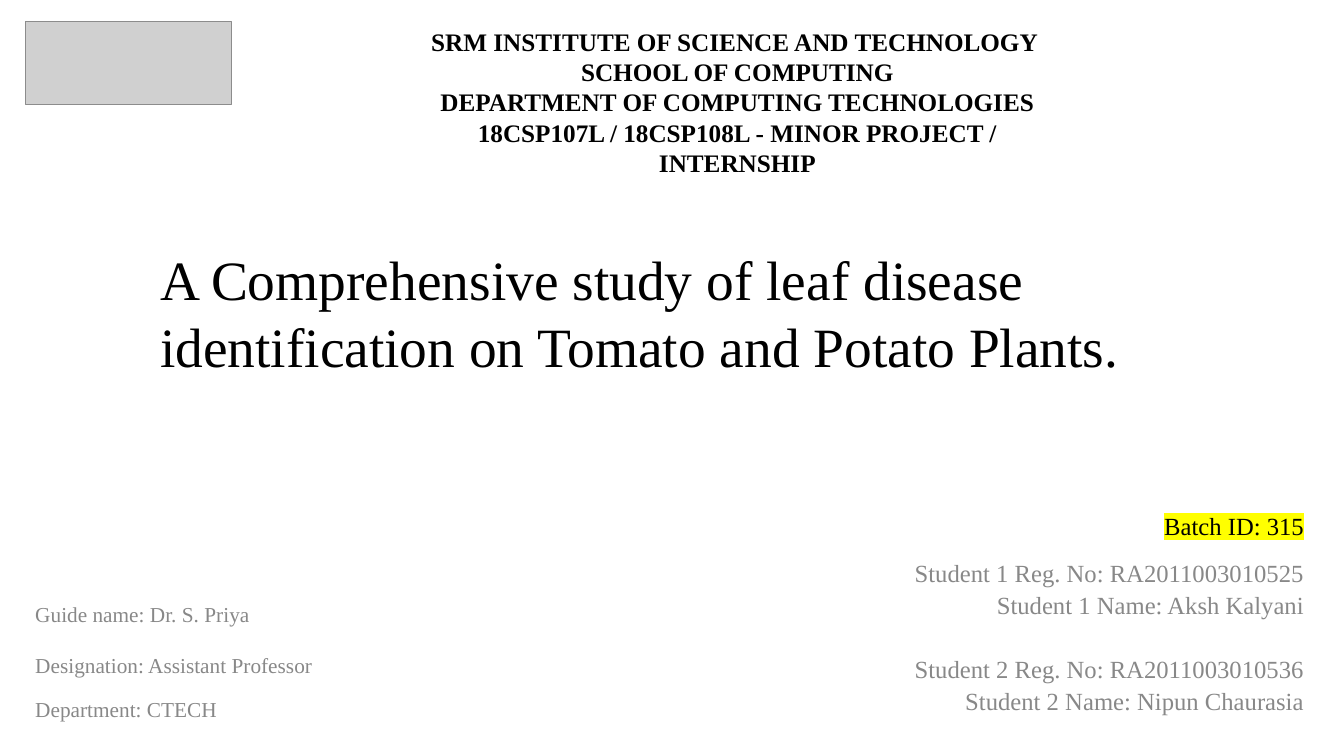
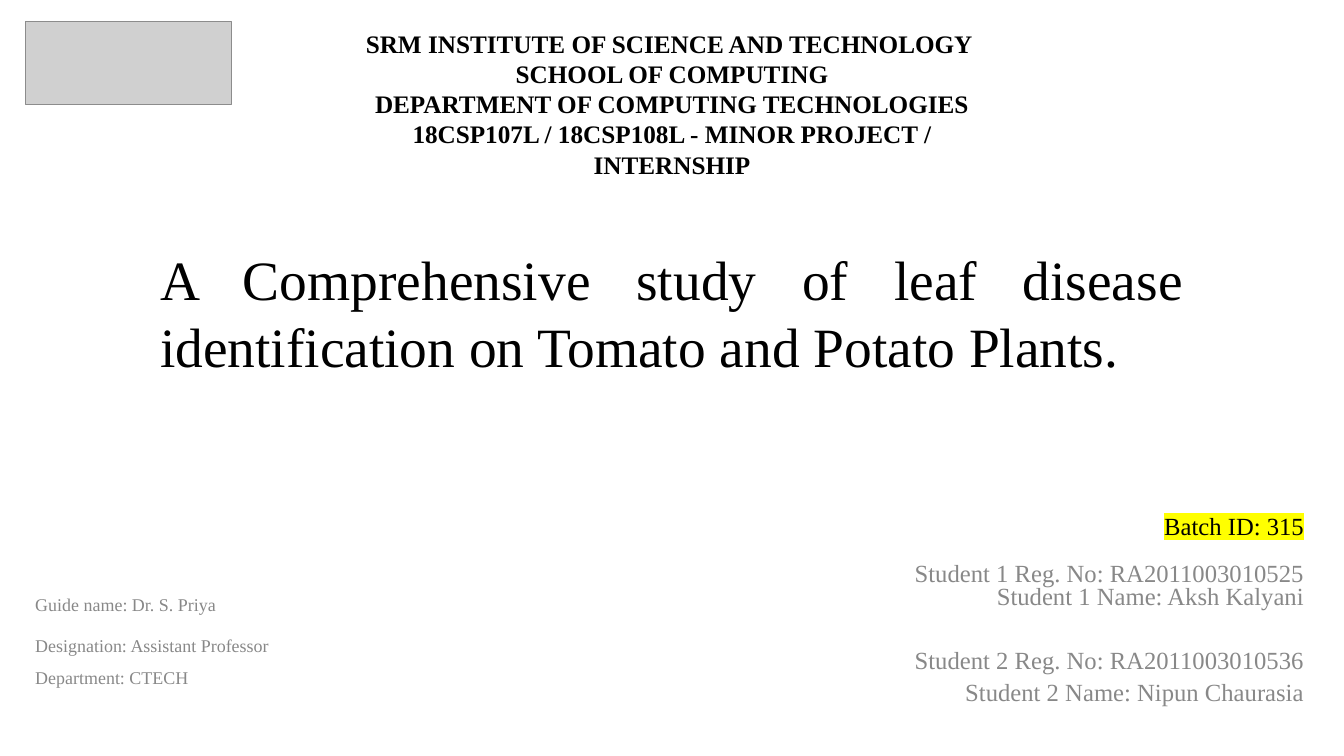
Before and after one commit to akshkalyani/Minor-Project, a slide deck: slide 1 of 1st review/First Review Minor Project.pptx. Drawn at 1344x756 pixels with LibreOffice and Linux fonts; fonts in the diff are those of the drawing; grey boxes stand for pictures. Boxes give left, top, right and bottom in pixels: in the first picture for what was removed or moved away, otherwise in the second. Text is boxed around its words. In the diff, an @@ line names an element or a change of style, - is before the commit and + after.

```diff
--- a/1st review/First Review Minor Project.pptx
+++ b/1st review/First Review Minor Project.pptx
@@ text "SRM INSTITUTE OF SCIENCE AND ...": place and size @@
-text "SRM INSTITUTE OF SCIENCE AND ..." at (431,34,1038,173)
+text "SRM INSTITUTE OF SCIENCE AND ..." at (366,36,972,175)
@@ title "A Comprehensive study of leaf ..." at (160,261,1183,368): alignment left to justified @@
@@ text "Guide name: Dr. S. Priya" at (35,598,269,688): size 15.2 to 12.8 pt; line spacing 1.7 to 1.5 @@
@@ subtitle at (997,586,1304,610): less space between paragraphs @@
```
Also in this commit, not shown: 12 other slides changed, 1 slide removed.
